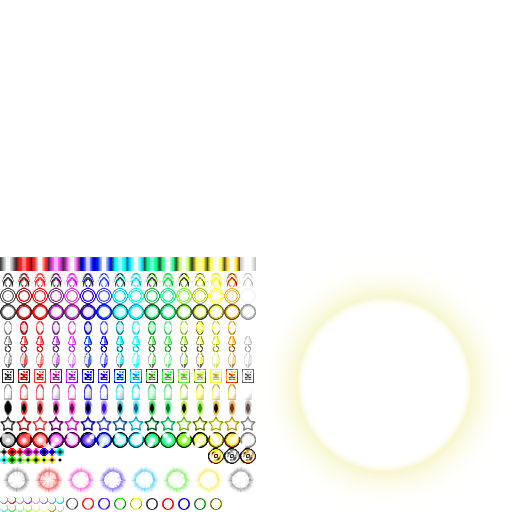
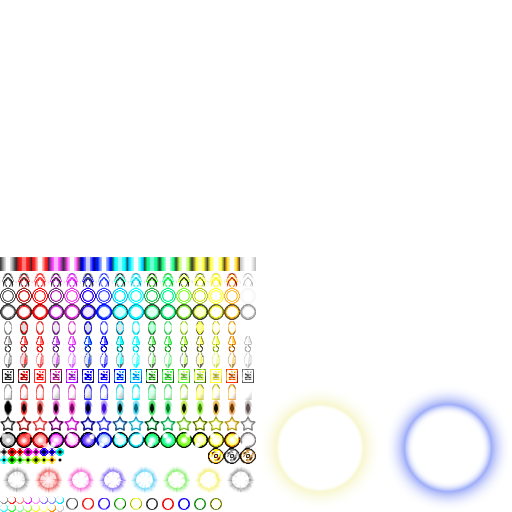
Layered file, before and after one edit (w=512, h=512). Changes by layer:
added layer "Ellipse 1 copy" above "Ellipse 1" over box(404, 404, 492, 492)
painted on "Ellipse 1" over box(276, 297, 472, 492)
